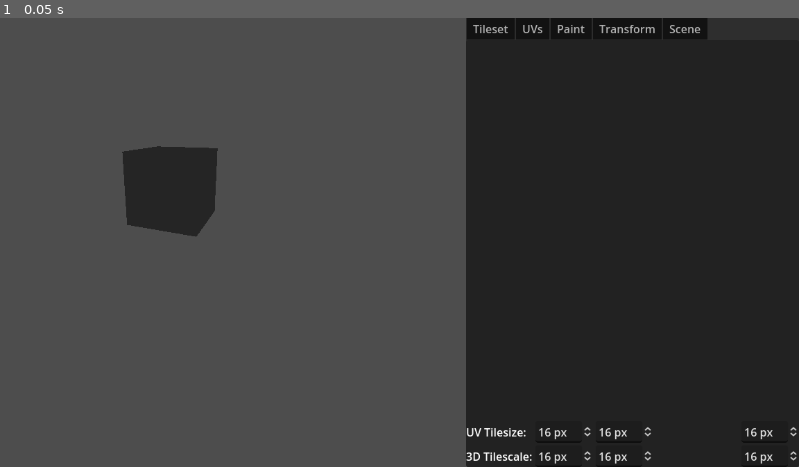
Above: before the commit, frame 1.
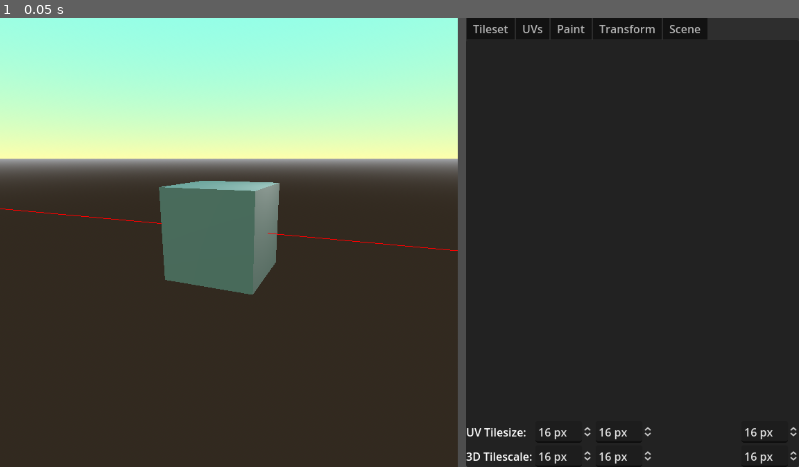
Above: after the commit, the same moment.

Repository: tiagosr/Quodeler
Game: Godot game, scene res://Scenes/EditorWindow.tscn
Same seed, same stepped clock (60 frames per second), same inputs: the game is played once before the commit and once after it.
Inputs:
- Up to frame 1 (0.05 s): no input

The runs differ from the first frame. In frame 1, 56% of the frame differs, in the area x 0-58%, y 0-100%.

Commit message:
Expanded viewport properly, added guide lines

Diff:
--- a/Scenes/BaseScene.tscn
+++ b/Scenes/BaseScene.tscn
@@ -1,10 +1,28 @@
-[gd_scene format=3 uid="uid://bwwwkj44a7gax"]
+[gd_scene load_steps=5 format=3 uid="uid://bwwwkj44a7gax"]
+
+[ext_resource type="Script" path="res://Scripts/BaseScene.gd" id="1_2ihwt"]
+
+[sub_resource type="ProceduralSkyMaterial" id="ProceduralSkyMaterial_tflt4"]
+sky_top_color = Color(0.505882, 1, 0.952941, 1)
+sky_horizon_color = Color(1, 1, 0.670588, 1)
+
+[sub_resource type="Sky" id="Sky_mbkfd"]
+sky_material = SubResource("ProceduralSkyMaterial_tflt4")
+
+[sub_resource type="Environment" id="Environment_gn4od"]
+background_mode = 2
+sky = SubResource("Sky_mbkfd")
 
 [node name="BaseScene" type="Node3D"]
+script = ExtResource("1_2ihwt")
 
 [node name="Camera3D" type="Camera3D" parent="."]
 transform = Transform3D(0.93004, -0.100959, 0.353318, 1.08334e-08, 0.961516, 0.274748, -0.367459, -0.255527, 0.894248, 1.23844, 0.771585, 3)
 top_level = true
+environment = SubResource("Environment_gn4od")
 current = true
 
 [node name="CSGBox3D" type="CSGBox3D" parent="."]
+
+[node name="OmniLight3D" type="OmniLight3D" parent="."]
+transform = Transform3D(1, 0, 0, 0, 1, 0, 0, 0, 1, 1.07445, 1.21777, 0)
--- a/Scenes/EditorWindow.tscn
+++ b/Scenes/EditorWindow.tscn
@@ -1,9 +1,8 @@
-[gd_scene load_steps=5 format=3 uid="uid://cid83xghgegbv"]
+[gd_scene load_steps=4 format=3 uid="uid://cid83xghgegbv"]
 
 [ext_resource type="Script" path="res://Scripts/MainScript.gd" id="1_vkioj"]
 [ext_resource type="World3D" uid="uid://dlo1lut3c6wjs" path="res://BaseWorldScene.tres" id="2_qqqs8"]
 [ext_resource type="PackedScene" uid="uid://bwwwkj44a7gax" path="res://Scenes/BaseScene.tscn" id="3_2v7wa"]
-[ext_resource type="PackedScene" uid="uid://bup3qxt6i8wo6" path="res://Scenes/TilesetTab.tscn" id="4_vmd65"]
 
 [node name="EditorWindow" type="Control"]
 layout_mode = 3
@@ -26,10 +25,12 @@
 [node name="SubViewportContainer" type="SubViewportContainer" parent="HSplitContainer"]
 layout_mode = 2
 size_flags_horizontal = 3
+stretch = true
 
 [node name="SceneViewport" type="SubViewport" parent="HSplitContainer/SubViewportContainer"]
 world_3d = ExtResource("2_qqqs8")
 handle_input_locally = false
+size = Vector2i(660, 648)
 render_target_update_mode = 4
 
 [node name="BaseScene" parent="HSplitContainer/SubViewportContainer/SceneViewport" instance=ExtResource("3_2v7wa")]
@@ -61,8 +62,121 @@
 grow_horizontal = 2
 grow_vertical = 0
 
-[node name="TilesetTab" parent="HSplitContainer/Sidebar/TabPanelContainer" instance=ExtResource("4_vmd65")]
-layout_mode = 2
+[node name="TilesetTab" type="VBoxContainer" parent="HSplitContainer/Sidebar/TabPanelContainer"]
+layout_mode = 2
+
+[node name="TilesetSelectorScroll" type="ScrollContainer" parent="HSplitContainer/Sidebar/TabPanelContainer/TilesetTab"]
+custom_minimum_size = Vector2(2.08165e-12, 64)
+layout_direction = 2
+layout_mode = 2
+
+[node name="TilesetSelector" type="HBoxContainer" parent="HSplitContainer/Sidebar/TabPanelContainer/TilesetTab/TilesetSelectorScroll"]
+layout_mode = 2
+
+[node name="TilesetScrollContainer" type="ScrollContainer" parent="HSplitContainer/Sidebar/TabPanelContainer/TilesetTab"]
+custom_minimum_size = Vector2(2.08165e-12, 250)
+layout_mode = 2
+size_flags_vertical = 3
+
+[node name="TilesetViewer" type="TextureRect" parent="HSplitContainer/Sidebar/TabPanelContainer/TilesetTab/TilesetScrollContainer"]
+layout_mode = 2
+stretch_mode = 4
+
+[node name="GridContainer" type="GridContainer" parent="HSplitContainer/Sidebar/TabPanelContainer/TilesetTab"]
+layout_mode = 2
+columns = 3
+
+[node name="UVTilesizeLabel" type="Label" parent="HSplitContainer/Sidebar/TabPanelContainer/TilesetTab/GridContainer"]
+layout_mode = 2
+text = "UV Tilesize:"
+
+[node name="HBoxContainer" type="HBoxContainer" parent="HSplitContainer/Sidebar/TabPanelContainer/TilesetTab/GridContainer"]
+layout_mode = 2
+size_flags_horizontal = 3
+
+[node name="SpinBox_UV_X" type="SpinBox" parent="HSplitContainer/Sidebar/TabPanelContainer/TilesetTab/GridContainer/HBoxContainer"]
+layout_mode = 2
+focus_neighbor_right = NodePath("../SpinBox_UV_Y")
+focus_next = NodePath("../SpinBox_UV_Y")
+min_value = 1.0
+max_value = 512.0
+value = 16.0
+exp_edit = true
+rounded = true
+allow_greater = true
+suffix = "px"
+
+[node name="SpinBox_UV_Y" type="SpinBox" parent="HSplitContainer/Sidebar/TabPanelContainer/TilesetTab/GridContainer/HBoxContainer"]
+custom_minimum_size = Vector2(2.08165e-12, 0)
+layout_mode = 2
+min_value = 1.0
+max_value = 512.0
+value = 16.0
+exp_edit = true
+rounded = true
+allow_greater = true
+suffix = "px"
+
+[node name="HBoxContainer2" type="HBoxContainer" parent="HSplitContainer/Sidebar/TabPanelContainer/TilesetTab/GridContainer"]
+layout_mode = 2
+alignment = 2
+
+[node name="SpinBox_UV_X" type="SpinBox" parent="HSplitContainer/Sidebar/TabPanelContainer/TilesetTab/GridContainer/HBoxContainer2"]
+layout_mode = 2
+size_flags_horizontal = 8
+min_value = 1.0
+max_value = 512.0
+value = 16.0
+exp_edit = true
+rounded = true
+allow_greater = true
+suffix = "px"
+
+[node name="UVTilesizeLabel2" type="Label" parent="HSplitContainer/Sidebar/TabPanelContainer/TilesetTab/GridContainer"]
+layout_mode = 2
+text = "3D Tilescale:"
+
+[node name="HBoxContainer3" type="HBoxContainer" parent="HSplitContainer/Sidebar/TabPanelContainer/TilesetTab/GridContainer"]
+layout_mode = 2
+size_flags_horizontal = 3
+
+[node name="SpinBox_UV_X" type="SpinBox" parent="HSplitContainer/Sidebar/TabPanelContainer/TilesetTab/GridContainer/HBoxContainer3"]
+layout_mode = 2
+focus_neighbor_right = NodePath("../SpinBox_UV_Y")
+focus_next = NodePath("../SpinBox_UV_Y")
+min_value = 1.0
+max_value = 512.0
+value = 16.0
+exp_edit = true
+rounded = true
+allow_greater = true
+suffix = "px"
+
+[node name="SpinBox_UV_Y" type="SpinBox" parent="HSplitContainer/Sidebar/TabPanelContainer/TilesetTab/GridContainer/HBoxContainer3"]
+custom_minimum_size = Vector2(2.08165e-12, 0)
+layout_mode = 2
+min_value = 1.0
+max_value = 512.0
+value = 16.0
+exp_edit = true
+rounded = true
+allow_greater = true
+suffix = "px"
+
+[node name="HBoxContainer4" type="HBoxContainer" parent="HSplitContainer/Sidebar/TabPanelContainer/TilesetTab/GridContainer"]
+layout_mode = 2
+alignment = 2
+
+[node name="SpinBox_UV_X" type="SpinBox" parent="HSplitContainer/Sidebar/TabPanelContainer/TilesetTab/GridContainer/HBoxContainer4"]
+layout_mode = 2
+size_flags_horizontal = 8
+min_value = 1.0
+max_value = 512.0
+value = 16.0
+exp_edit = true
+rounded = true
+allow_greater = true
+suffix = "px"
 
 [node name="UVsTab" type="VBoxContainer" parent="HSplitContainer/Sidebar/TabPanelContainer"]
 visible = false
--- /dev/null
+++ b/Scripts/BaseScene.gd
@@ -0,0 +1,23 @@
+extends Node3D
+
+var cardinalLineX = MeshInstance3D.new()
+var cardinalLineY: ImmediateMesh = ImmediateMesh.new()
+var cardinalLineZ: ImmediateMesh = ImmediateMesh.new()
+
+# Called when the node enters the scene tree for the first time.
+func _ready():
+	var cardinalLineXMesh = ImmediateMesh.new()
+	var cardinalLineMaterial = ORMMaterial3D.new()
+	cardinalLineXMesh.surface_begin(Mesh.PRIMITIVE_LINES, cardinalLineMaterial)
+	cardinalLineXMesh.surface_add_vertex(Vector3(-10000, 0, 0))
+	cardinalLineXMesh.surface_add_vertex(Vector3(10000, 0, 0))
+	cardinalLineXMesh.surface_end()
+	cardinalLineX.mesh = cardinalLineXMesh
+	cardinalLineX.cast_shadow = false
+	cardinalLineMaterial.albedo_color = Color(1.0, 0.0, 0.0)
+	cardinalLineMaterial.shading_mode = BaseMaterial3D.SHADING_MODE_UNSHADED
+	add_child(cardinalLineX)
+
+# Called every frame. 'delta' is the elapsed time since the previous frame.
+func _process(delta):
+	pass
